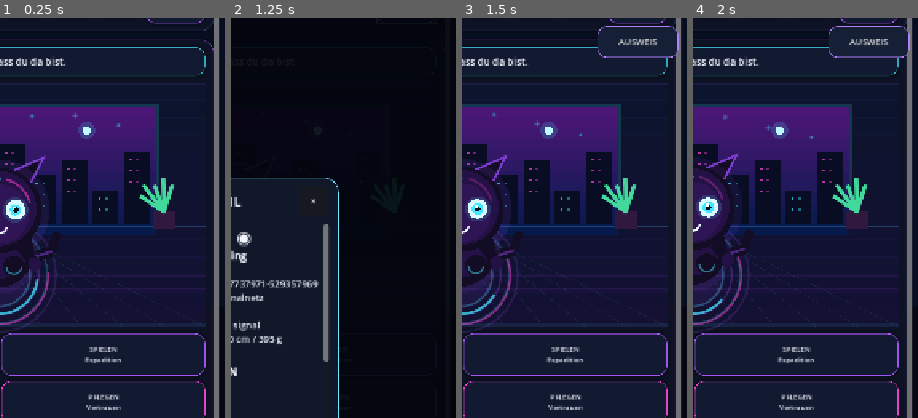
Above: before the commit, frames 1-4 (left to right).
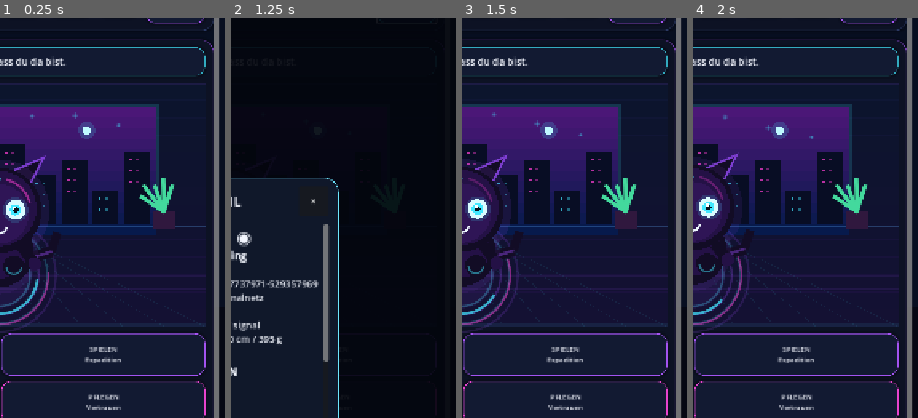
Above: after the commit, the same moments.

Repository: Cyberpunk2088/Bitling
Game: Godot game, scene res://main.tscn
Same seed, same stepped clock (60 frames per second), same inputs: the game is played once before the commit and once after it.
Inputs:
- Up to frame 1 (0.25 s): no input
- Up to frame 2 (1.25 s): click "AUSWEIS" at 0.5 s
- Up to frame 3 (1.5 s): click "×" at 1.25 s
- Up to frame 4 (2 s): no input
The pictures show only the part of the screen within x 50-100%, y 6-56%; the shares and areas given below are measured in that part.

Frames 1-2 are identical in both runs. In frame 3, 1.0% of the frame differs, in the area x 60-97%, y 2-10%; in frame 4, 1.0%.

Commit message:
Attach profile launcher guard to main scene

Diff:
--- a/main.tscn
+++ b/main.tscn
@@ -1,6 +1,10 @@
-[gd_scene load_steps=2 format=3]
+[gd_scene load_steps=3 format=3]
 
 [ext_resource type="Script" path="res://scripts/ui/ultimate_dashboard.gd" id="1_dashboard"]
+[ext_resource type="Script" path="res://scripts/ui/profile_launcher_guard.gd" id="2_guard"]
 
 [node name="Main" type="Node"]
 script = ExtResource("1_dashboard")
+
+[node name="ProfileLauncherGuard" type="Node" parent="."]
+script = ExtResource("2_guard")
